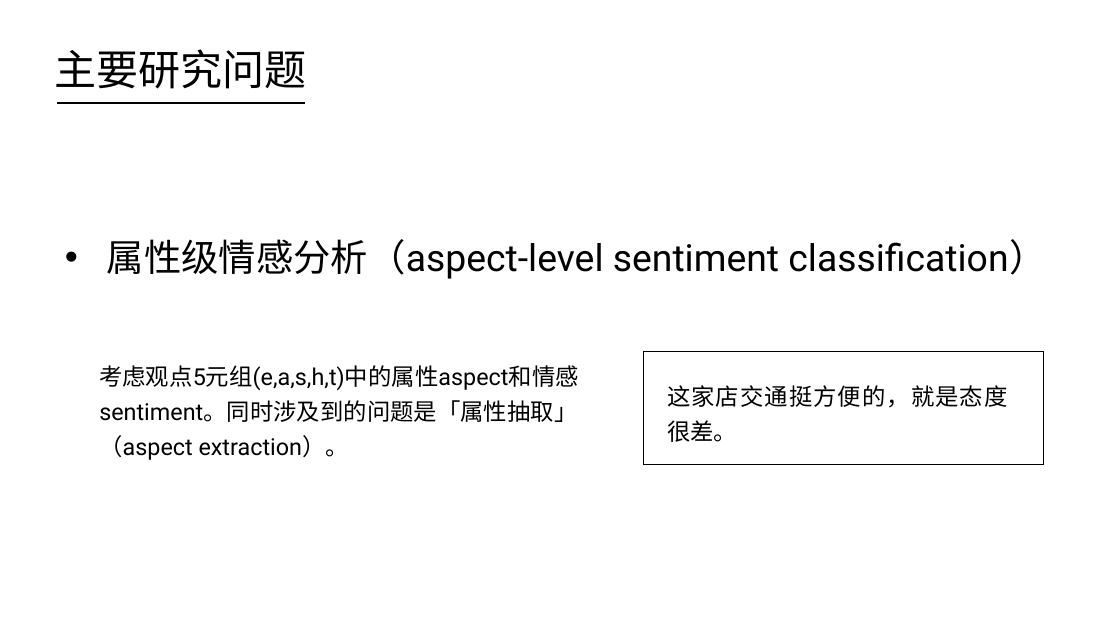
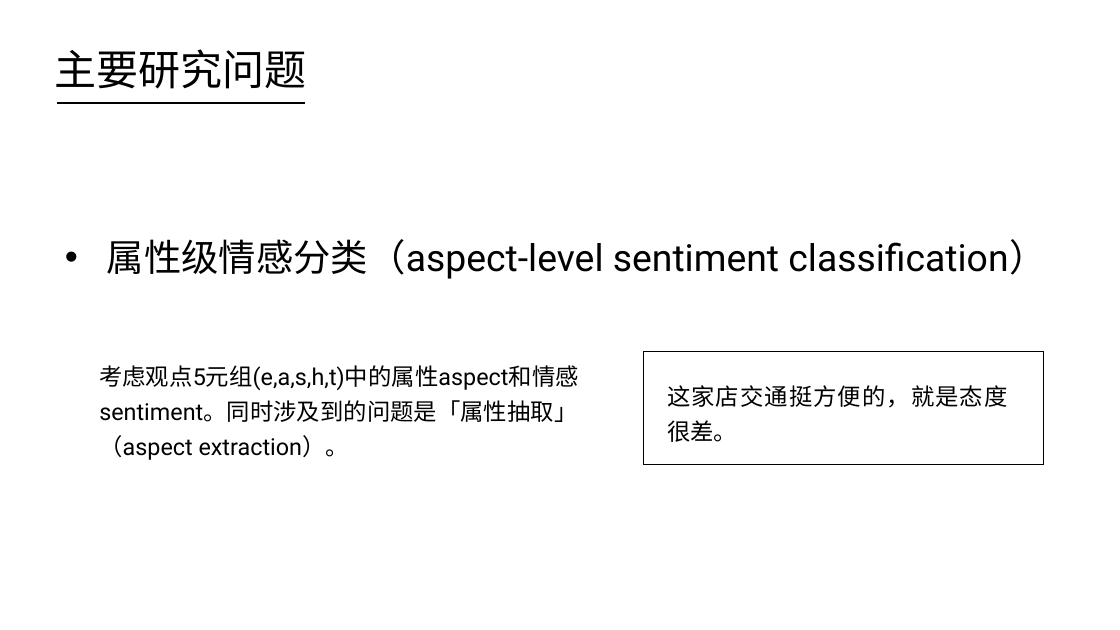
Before and after one commit to HIT-ITNLP/Group-Meeting-of-Master, a slide deck: slide 17 of 2018-秋/4.1/文本情感分析简介.pptx. Drawn at 1120x630 pixels with LibreOffice and Linux fonts; fonts in the diff are those of the drawing. Boxes give left, top, right and bottom in pixels: in the first picture for what was removed or moved away, otherwise in the second. Text is boxed around its words. In the diff, an @@ line names an element or a change of style, - is before the commit and + after.

```diff
--- a/2018-秋/4.1/文本情感分析简介.pptx
+++ b/2018-秋/4.1/文本情感分析简介.pptx
@@ text at (107,239,1046,279): text changed @@
-• 属性级情感分析（aspect-level sentiment classification）
+• 属性级情感分类（aspect-level sentiment classification）
```
Also in this commit, not shown: 7 other slides changed, 24 other files.
